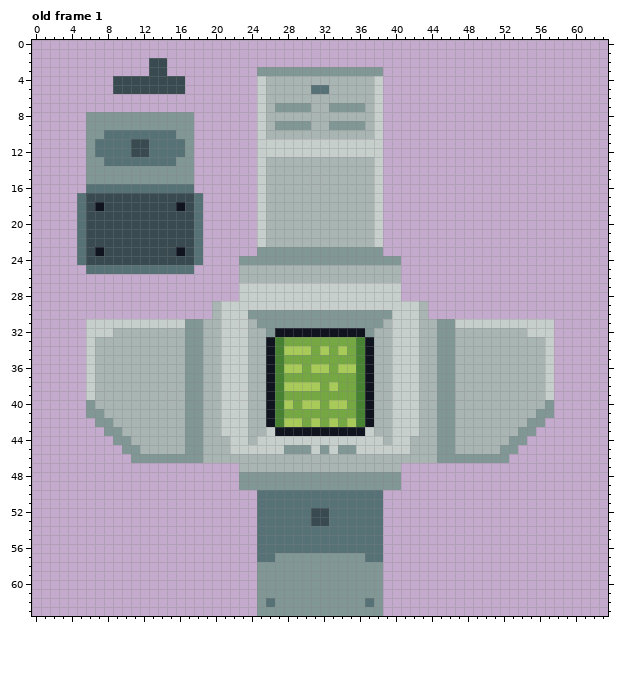
One commit to this pixel-art file: Programs/Aseprite/Sprites/Computer.aseprite. Above: the version before the commit.
64x64 pixels, 1 frame. Shown: old frame 1. The commit also changed other frames, which this record leaves out.
The result:
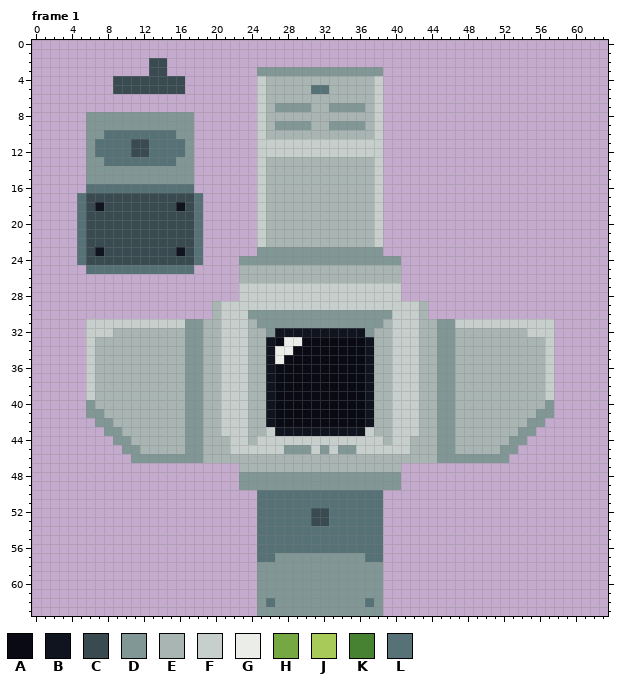
Palette (. is transparent): A #090a14  B #10141f  C #394a50  D #819796  E #a8b5b2  F #c7cfcc  G #ebede9  H #75a743  J #a8ca58  K #468232  L #577277
A new or re-ordered frame is compared with the old frame closest to it.
Change:
frames 1 -> 58
layer "Screen OFF" added
layer "Layer" removed
--- frame 1 is new; against old frame 1, layer "Screen OFF"
@@ x 25..38 @@
 32 EDBBBBBBBBBBDE
-33 EBKHHHHHHHHKBE
-34 EBKJJJHJHJHKBE
-35 EBKHHHHHHHHKBE
-36 EBKJJHJJHJJKBE
-37 EBKHHHHHHHHKBE
-38 EBKJJJJHJHHKBE
-39 EBKHHHHHHHHKBE
-40 EBKJHJJHJJHKBE
-41 EBKHHHHHHHHKBE
-42 EBKJJHJHJHJKBE
+33 EBAGGAAAAAAABE
+34 EBGGAAAAAAAABE
+35 EBGAAAAAAAAABE
+36 EBAAAAAAAAAABE
+37 EBAAAAAAAAAABE
+38 EBAAAAAAAAAABE
+39 EBAAAAAAAAAABE
+40 EBAAAAAAAAAABE
+41 EBAAAAAAAAAABE
+42 EBAAAAAAAAAABE
 43 EFBBBBBBBBBBFE
Pixel boxes of the changes (left, top, right, bottom) in both pictures:
changed: (275, 337, 365, 427)
